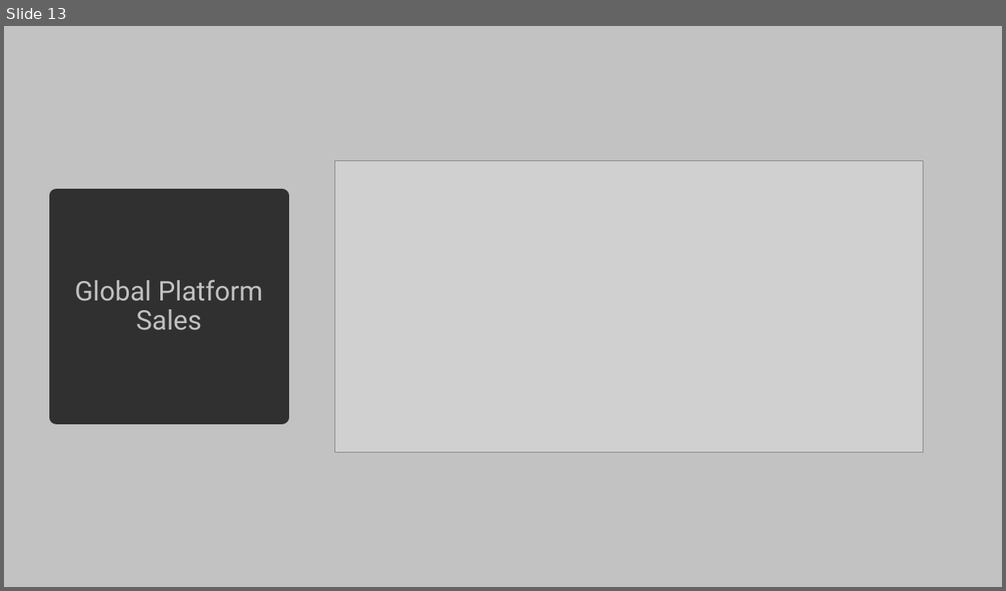
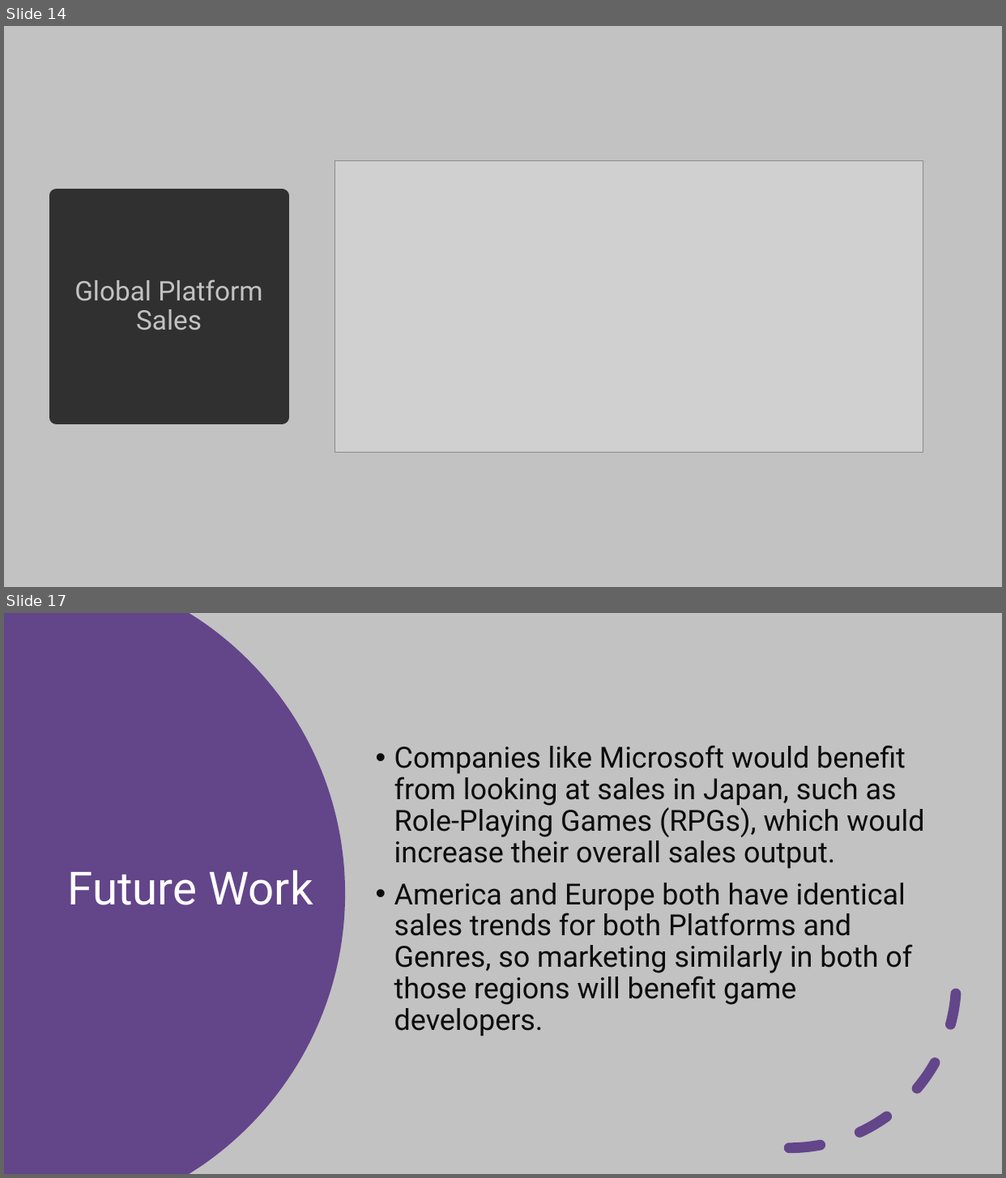
Before and after one commit to CymbalOfJoy/Project_1-Group_3, a slide deck: Power Point/Group 3 Presentation.pptx. Shown one above the other, each under a label of ours: slide 13 before the commit, slides 14 and 17 after it; the slides between them are not shown. The pictures are 1006x591 and 1006x1178 pixels, drawn with LibreOffice and Linux fonts; fonts in the diff are those of the drawing; grey boxes stand for pictures. Boxes give left, top, right and bottom in pixels: in the first picture for what was removed or moved away, otherwise in the second. Text is boxed around its words. In the diff, an @@ line names an element or a change of style, - is before the commit and + after.

```diff
--- a/Power Point/Group 3 Presentation.pptx
+++ b/Power Point/Group 3 Presentation.pptx
@@ slide 17 added at bbox=[4, 613, 1002, 1174], background #C2C2C2 @@
@@ freeform shape added at bbox=[4, 613, 345, 1174], fill #63458A @@
@@ text added at bbox=[394, 745, 924, 1037], 28 pt, text #0C0C0C @@
+• Companies like Microsoft would benefit from looking at sales in Japan, such as Role-Playing Games (RPGs), which would increase their overall sales output.
+• America and Europe both have identical sales trends for both Platforms and Genres, so marketing similarly in both of those regions will benefit game developers.
@@ arc (boxed as its full ellipse) added at bbox=[622, 815, 957, 1149], outline #63458A 10 pt dashed @@
@@ title added at bbox=[68, 870, 313, 905], 44 pt, text #FFFFFF @@
+Future Work
@@ what was slide 13 is now slide 14 @@
```
Also in this commit, not shown: 1 slide changed, 5 other slides added, 2 other files.
